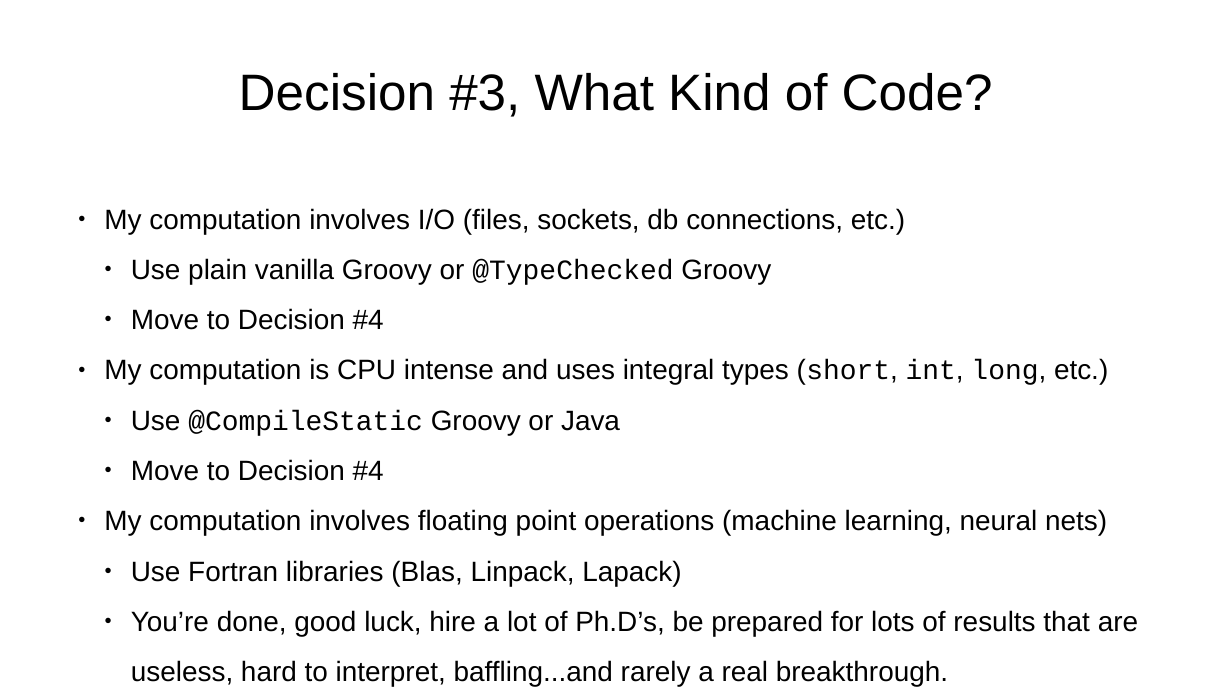
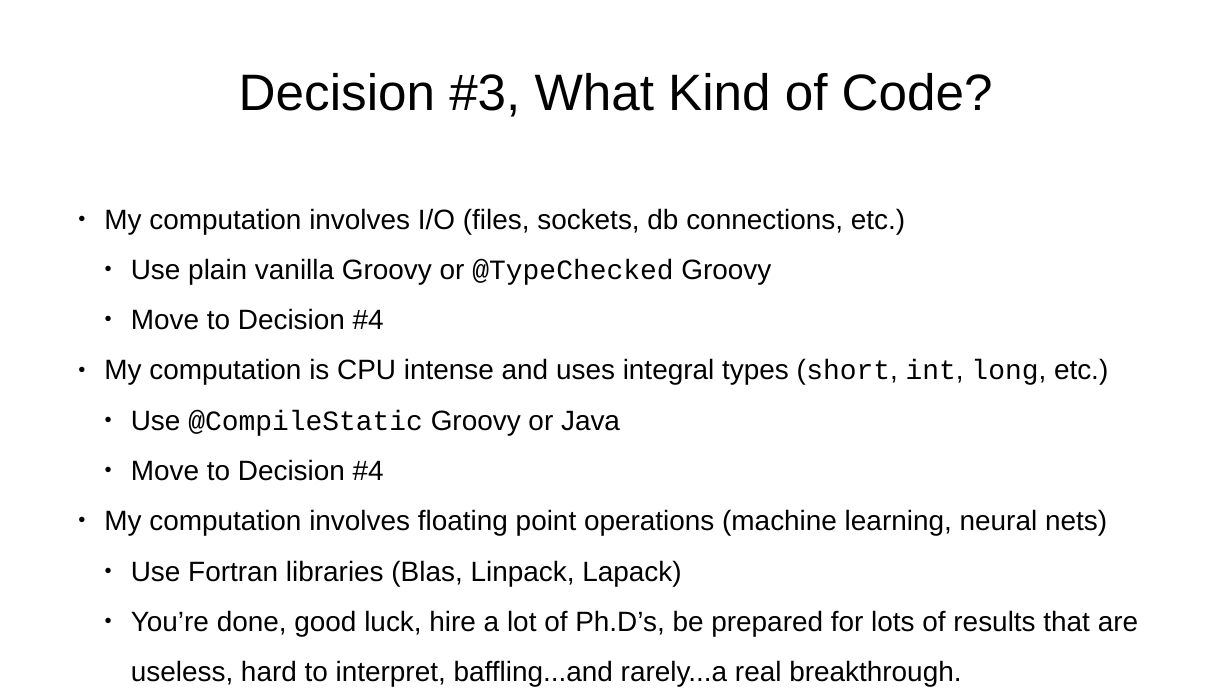
Before and after one commit to dwclark/concurrent-groovy, a slide deck: slide 11 of concurrent-groovy.odp (slide 10 before the commit). Drawn at 1232x693 pixels with LibreOffice and Linux fonts; fonts in the diff are those of the drawing. Boxes give left, top, right and bottom in pixels: in the first picture for what was removed or moved away, otherwise in the second. Text is boxed around its words. In the diff, an @@ line names an element or a change of style, - is before the commit and + after.

```diff
--- a/concurrent-groovy.odp
+++ b/concurrent-groovy.odp
@@ text at (131,610,1138,686): text changed @@
-  ● You’re done, good luck, hire a lot of Ph.D’s, be prepared for lots of results that are useless, hard to interpret, baffling...and rarely a real breakthrough.
+  ● You’re done, good luck, hire a lot of Ph.D’s, be prepared for lots of results that are useless, hard to interpret, baffling...and rarely...a real breakthrough.
```
Also in this commit, not shown: 2 other slides changed, 9 slides added, 2 slides removed, 3 other files.
